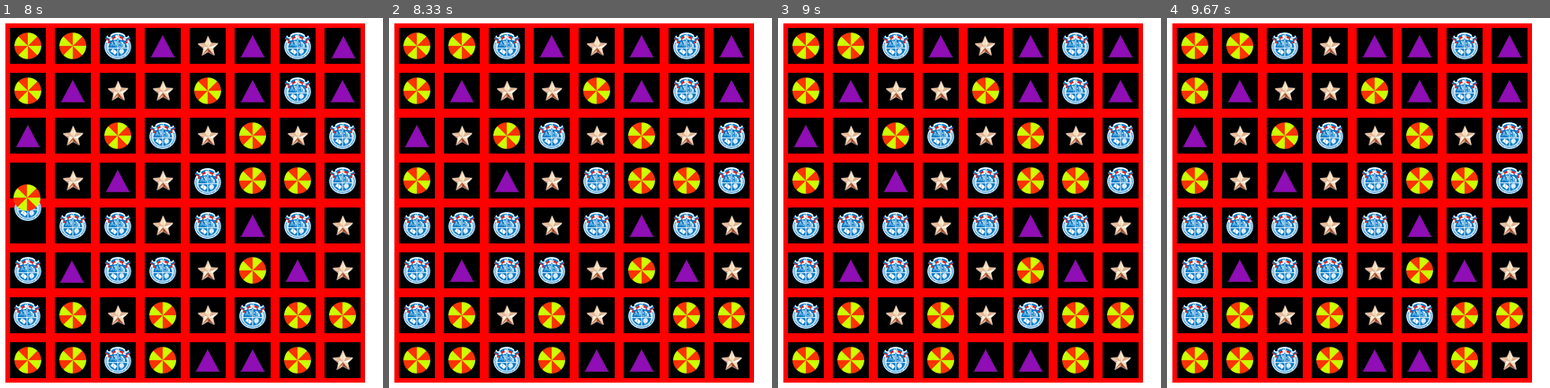
Above: before the commit, frames 1-4 (left to right).
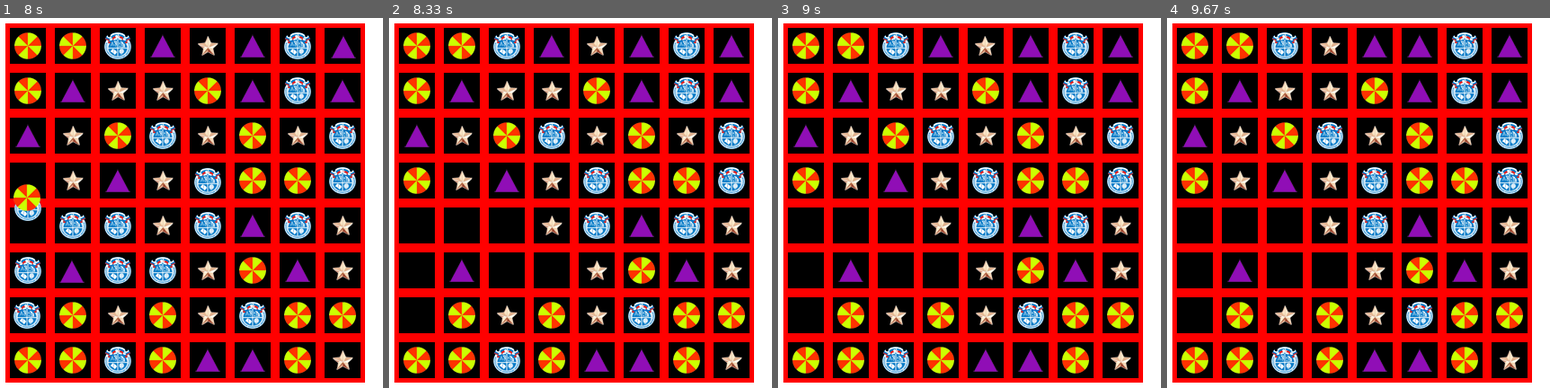
Above: after the commit, the same moments.

Repository: kbogomolov95/ProjectPyGame
Game: pygame game, started from ui.py
Same seed, same stepped clock (60 frames per second), same inputs: the game is played once before the commit and once after it.
Inputs (mouse positions are in pixels of both pictures, inside the frame that each line leads up to):
- Up to frame 1 (8 s): click (229, 158) at 0.38 s; click (260, 225) at 0.72 s; press the mouse at (260, 225) at 1.03 s; move the mouse to (126, 277) at 1.13 s; release the mouse at (outside the picture) at 1.27 s; right-click (294, 18) at 1.38 s; click (49, 288) at 1.72 s; right-click (outside the picture) at 2.62 s; click (191, 166) at 2.95 s; right-click (157, 29) at 3.85 s; click (outside the picture) at 4.75 s; right-click (outside the picture) at 5.08 s; press the mouse at (outside the picture) at 5.4 s; move the mouse to (outside the picture) at 5.5 s; release the mouse at (340, 40) at 5.63 s; right-click (279, 321) at 6.32 s; press the mouse at (279, 321) at 6.63 s; move the mouse to (122, 280) at 6.73 s; release the mouse at (outside the picture) at 6.87 s; press the mouse at (279, 321) at 7.53 s; move the mouse to (149, 247) at 7.63 s; release the mouse at (22, 173) at 7.77 s
- Up to frame 2 (8.33 s): no input
- Up to frame 3 (9 s): press the mouse at (1057, 321) at 8.43 s; move the mouse to (1015, 173) at 8.53 s; move the mouse to (977, 25) at 8.63 s; release the mouse at (977, 25) at 8.67 s; press the mouse at (1057, 321) at 8.77 s; move the mouse to (992, 195) at 8.87 s; move the mouse to (931, 66) at 8.97 s
- Up to frame 4 (9.67 s): release the mouse at (1320, 66) at 9 s

Frame 1 is identical in both runs. In frame 2, 3.0% of the frame differs, in the area x 3-47%, y 52-84%; in frame 3, 3.0%; in frame 4, 3.0%.

Commit message:
ДОБАВИЛ УДАЛЕНИЕ ПОСЛЕДОВАТЕЛЬНОСТИ

Diff:
--- a/logic.py
+++ b/logic.py
@@ -45,7 +45,7 @@
     if check:
         return bool(s_array)
     # print(s_array)
-    for i in range(size[0]):
+    for i in range(len(s_array)):
         optional_elems(s_array[i], binary_matrix, size)
     return s
 
@@ -64,6 +64,20 @@
 
 # N - кол-во уникальных элементов (картиночек)
 # N = 4
+
+def zero_replacing(matrix, size, coords_of_conseq):
+    for i in range(size[0]):
+        for j in range(size[1]):
+            if tuple([i, j]) in coords_of_conseq:
+                matrix[i][j] = 0
+
+
+def new_consequences(matrix, size):
+    coords_of_conseq = set()
+    for y in range(N):
+        coords_of_conseq = coords_of_conseq.union(matching(to_binary_matrix(copy.deepcopy(matrix), size, y + 1), size))
+    # return coords_of_conseq
+    zero_replacing(matrix, size, coords_of_conseq)
 
 
 class Area:
@@ -87,10 +101,15 @@
         y1, x1 = coords1
         y2, x2 = coords2
         self.arr[y1][x1], self.arr[y2][x2] = self.arr[y2][x2], self.arr[y1][x1]
+        new_consequences(self.arr, self.size)
 
-# a = Area((10, 10))
+
+N = 4
+# size = (8, 8)
+# a = Area(size, N)
 # a.matrix()
+# matrix = a.arr
 # pprint(a.arr)
-# a.swap((0, 1), (0, 5))
-# print()
+# # print()
+# a.swap(tuple(map(int, input().split())), tuple(map(int, input().split())))  ####
 # pprint(a.arr)
--- a/ui.py
+++ b/ui.py
@@ -98,18 +98,19 @@
     for i in range(len(matrix)):
         for j in range(len(matrix[0])):
             # print(matrix[i][j])
-            Object(str(matrix[i][j]), get_obj_coords(j, i))
+            if matrix[i][j] != 0:
+                Object(str(matrix[i][j]), get_obj_coords(j, i))
 
 
 def update_map(pos1, pos2):
     global matrix
     global all_sprites
-    pprint(matrix)
+    # pprint(matrix)
     m.swap(pos1, pos2)
 
     matrix = m.arr
     all_sprites = pygame.sprite.Group()
-    pprint(matrix)
+    # pprint(matrix)
     generate_map(matrix)
 
 
@@ -225,3 +226,6 @@
         params['selected'] = True
 
 pygame.quit()
+
+####TO DO: сначала после свайпа элементов, если будет последовательность,
+# нужно заменить эту область на нули (а потом сделать, чтобы обрабатывались как пустоты
